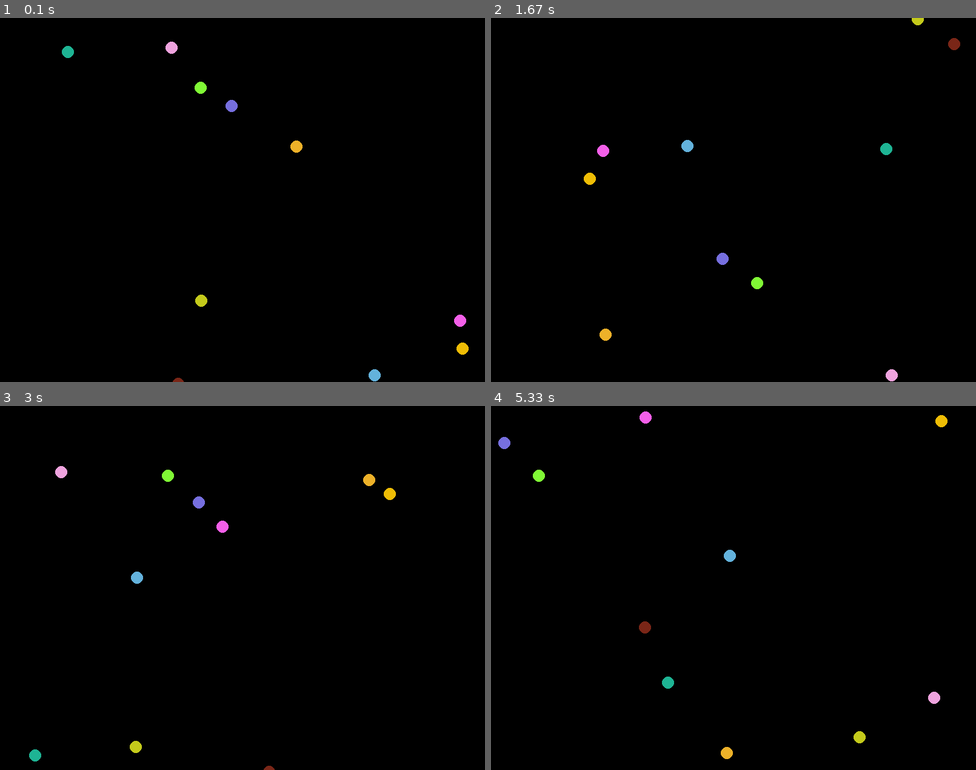
Above: before the commit, frames 1-4 (two rows, left to right).
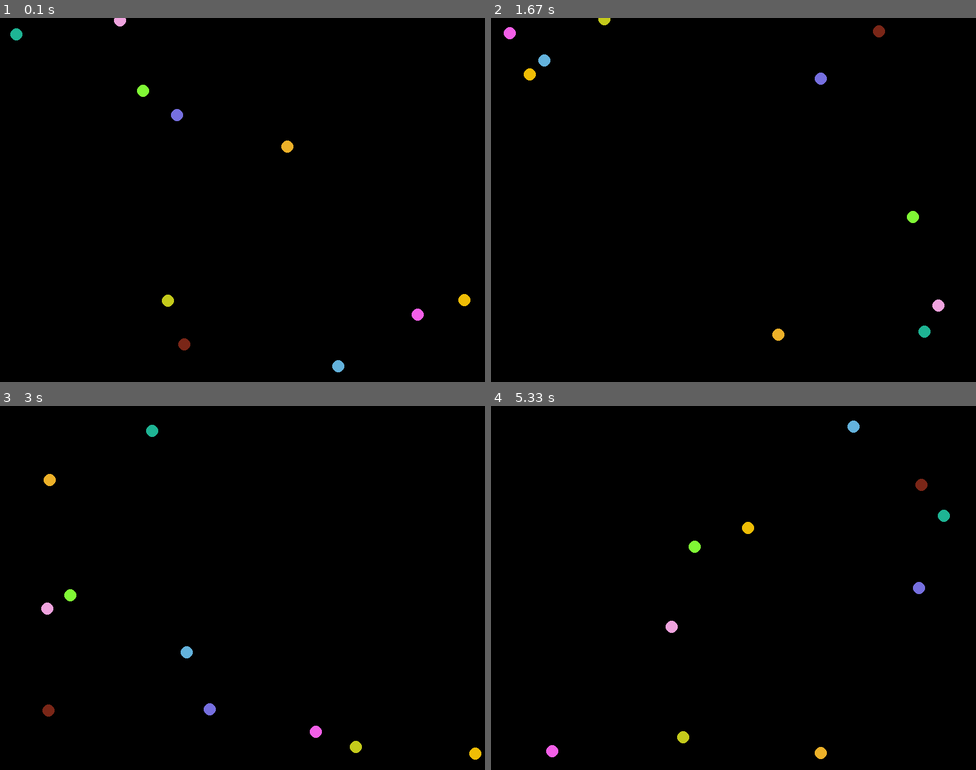
Above: after the commit, the same moments.

Repository: AgueroCode/pygameando
Game: pygame game, started from ball.py
Two runs of this game, one before a commit and one after it. Both use one fixed random seed, a clock stepped at 60 frames per second and the inputs below.
Inputs:
- Up to frame 1 (0.1 s): no input
- Up to frame 2 (1.67 s): no input
- Up to frame 3 (3 s): no input
- Up to frame 4 (5.33 s): no input

The runs differ from the first frame. In frame 1, 1.2% of the frame differs, in the area x 2-97%, y 0-100%; in frame 2, 1.2%; in frame 3, 1.2%; in frame 4, 1.3%, in the area x 1-95%, y 1-97%.

Commit message:
la clase con actualizar y dibujar

Diff:
--- a/ball.py
+++ b/ball.py
@@ -1,23 +1,24 @@
 import pygame as pg
 import sys
-from random import randint
+from random import randint, choice
 
-def rebotaX(x):
-    if x <=0 or x >=ANCHO:
-        return -1
+# def rebotaX(x):
+#     if x <=0 or x >=ANCHO:
+#         return -1
 
-    return 1
+#     return 1
 
-def rebotaY(y):
-    if y <=0 or y >=ALTO:
-        return -1
+# def rebotaY(y):
+#     if y <=0 or y >=ALTO:
+#         return -1
 
-    return 1
+#     return 1
 
 ROJO = (255, 0, 0)
 AZUL = (0, 0, 255)
 VERDE = (0, 255, 0)
 NEGRO = (0, 0, 0)
+newValues = list(range(-10, -4)) + list(range(5, 11))
 ANCHO = 800
 ALTO = 600
 
@@ -26,19 +27,34 @@
 reloj = pg.time.Clock()
 
 class Bola():
-    def __init__(self, x, y, vx, vy, color):
+    def __init__(self, x, y, vx, vy, color, radio=10):
         self.x = x
         self.y = y
         self.vx = vx
         self.vy = vy
         self.color = color
+        self.radio = radio
+
+#Meter una funcion que aglutine las funciones rebotaX y rebotaY
+    def actualizar(self):
+        self.x += self.vx
+        self.y += self.vy
+
+        if self.x <=0 or self.x >=ANCHO:
+            self.vx = -self.vx
+
+        if self.y <=0 or self.y >=ALTO:
+            self.vy = -self.vy
+
+    def dibujar(self, lienzo):
+        pg.draw.circle(lienzo, self.color, (self.x, self.y), self.radio)
 
 bolas = []
 for _ in range(10):
     bola = Bola(randint(0, ANCHO),
                 randint(0, ALTO),
-                randint(5, 10),
-                randint(5, 10),
+                choice(newValues),
+                choice(newValues),
                 (randint(0, 255), randint(0, 255), randint(0, 255)))
 
     bolas.append(bola)
@@ -53,17 +69,13 @@
 
     #modificacion de estado
     for bola in bolas:
-        bola.x += bola.vx
-        bola.y += bola.vy
-
-
-        bola.vy *= rebotaY(bola.y)
-        bola.vx *= rebotaX(bola.x)
+        bola.actualizar()
 
     #gestion de la pantalla
     pantalla.fill(NEGRO)
     for bola in bolas:
-        pg.draw.circle(pantalla, bola.color, (bola.x, bola.y), 10)
+        bola.dibujar(pantalla)
+        #pg.draw.circle(pantalla, bola.color, (bola.x, bola.y), 10)
 
     pg.display.flip()
 
